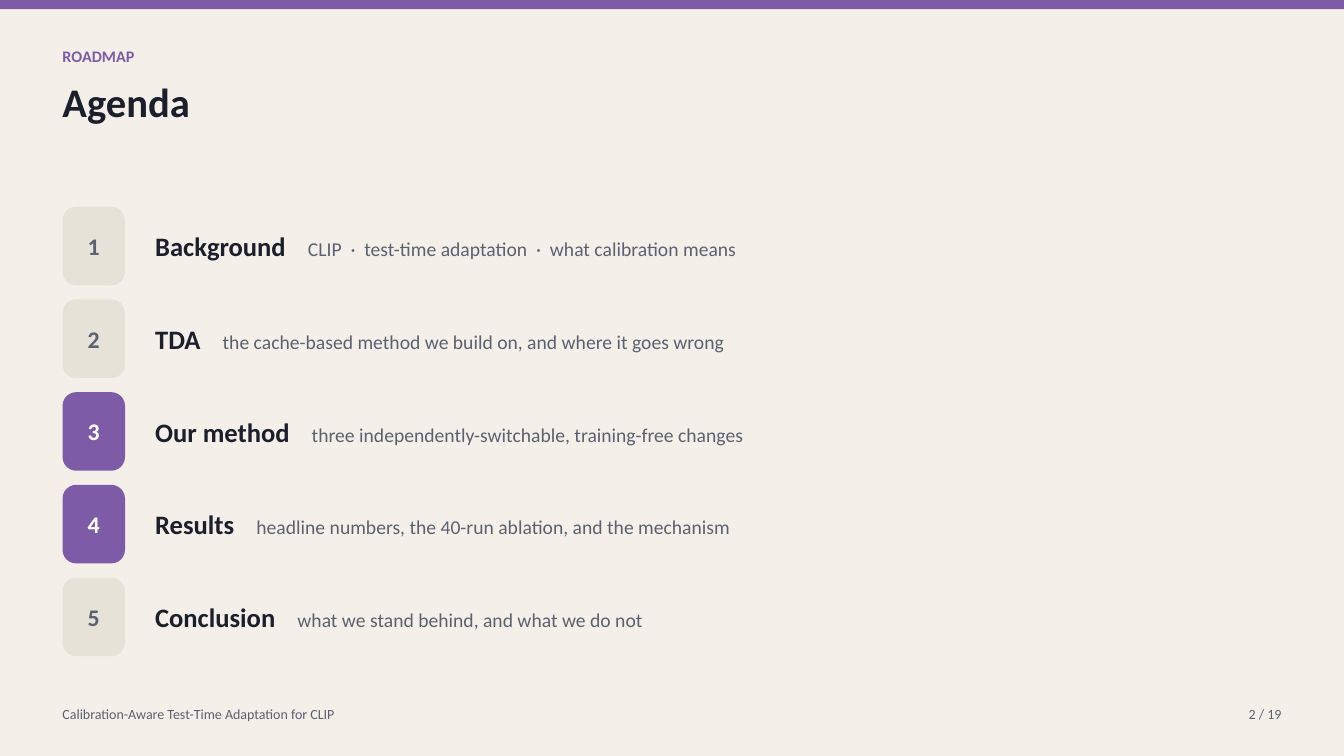
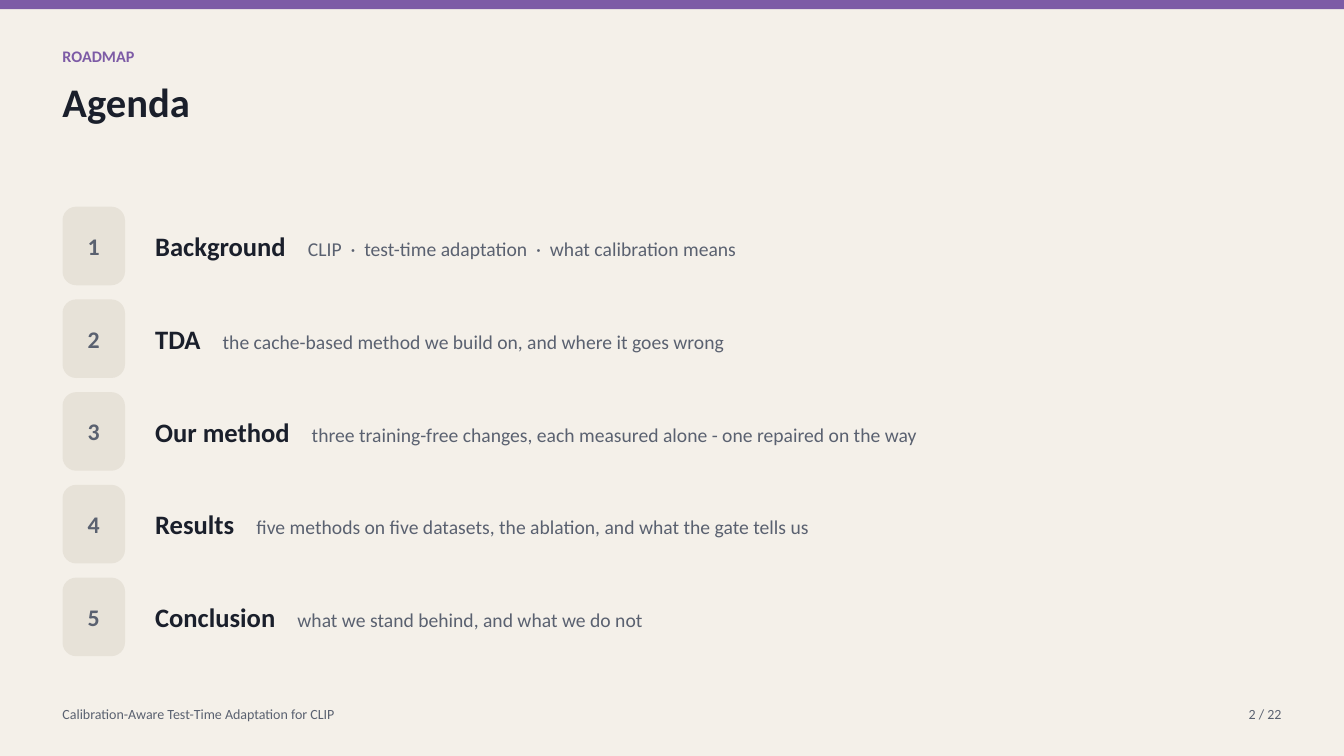
Before and after one commit to macwave12/deep_project_calibration_aware_tta, a slide deck: slide 2 of presentation/calibration_aware_tta.pptx. Drawn at 1344x756 pixels with LibreOffice and Linux fonts; fonts in the diff are those of the drawing. Boxes give left, top, right and bottom in pixels: in the first picture for what was removed or moved away, otherwise in the second. Text is boxed around its words. In the diff, an @@ line names an element or a change of style, - is before the commit and + after.

```diff
--- a/presentation/calibration_aware_tta.pptx
+++ b/presentation/calibration_aware_tta.pptx
@@ rounded rectangle "3" at <box>63,392,125,471</box>: text colour #FFFFFF to #5A6170; fill #7D5BA6 to #E7E2D8 @@
@@ text at <box>155,423,917,446</box>: text changed @@
-Our method three independently-switchable, training-free changes
+Our method three training-free changes, each measured alone - one repaired on the way
@@ rounded rectangle "4" at <box>63,485,125,564</box>: text colour #FFFFFF to #5A6170; fill #7D5BA6 to #E7E2D8 @@
@@ text at <box>155,515,809,538</box>: text changed @@
-Results headline numbers, the 40-run ablation, and the mechanism
+Results five methods on five datasets, the ablation, and what the gate tells us
@@ text at <box>1249,710,1281,719</box>: text changed @@
-2 / 19
+2 / 22
```
Also in this commit, not shown: 10 other slides changed, 10 slides added, 7 slides removed.
